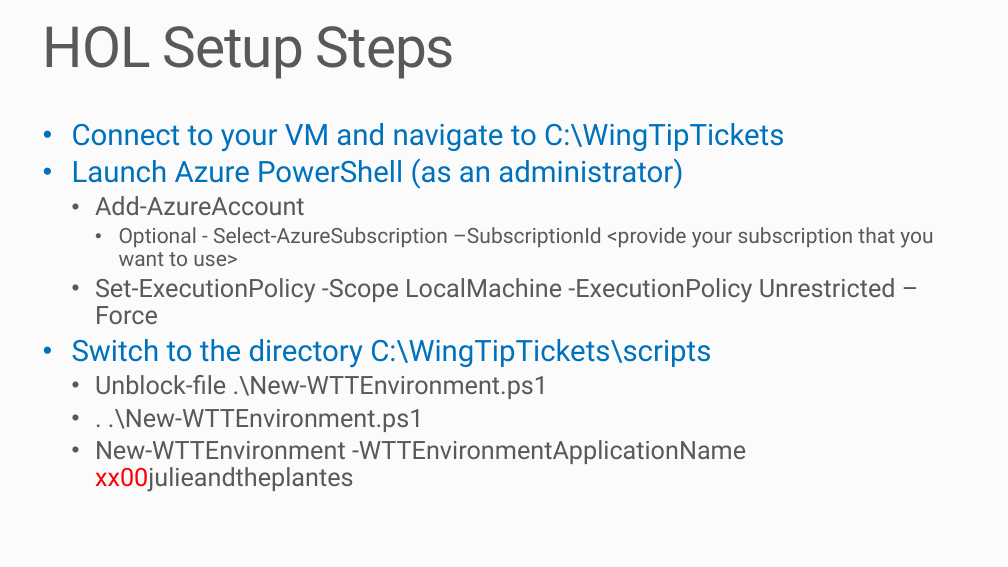
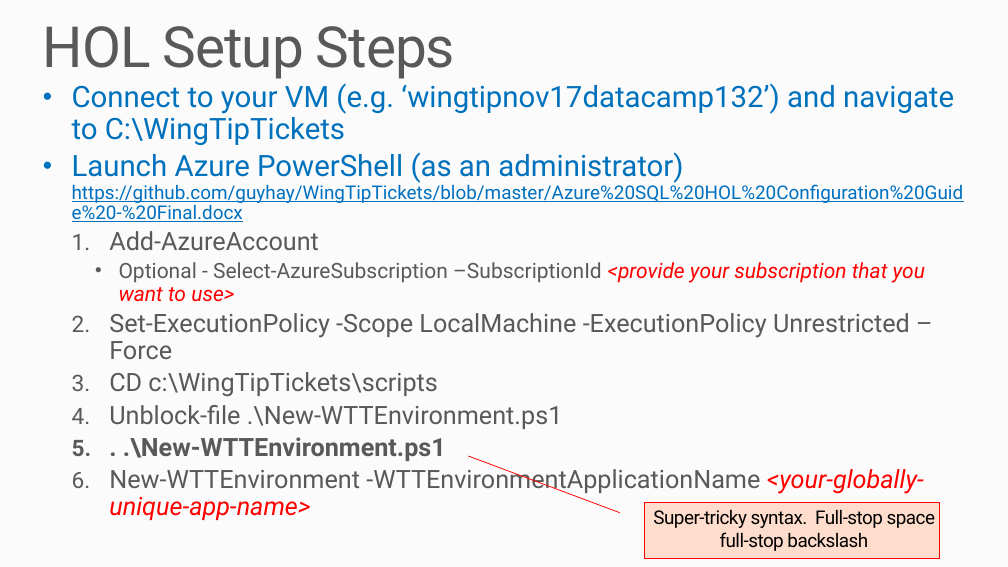
Before and after one commit to microsoft/WingTipTickets, a slide deck: slide 7 of Azure SQL Database - WingTipTickets HOL introduction and roadmap v2 2.pptx. Drawn at 1008x567 pixels with LibreOffice and Linux fonts; fonts in the diff are those of the drawing. Boxes give left, top, right and bottom in pixels: in the first picture for what was removed or moved away, otherwise in the second. Text is boxed around its words. In the diff, an @@ line names an element or a change of style, - is before the commit and + after.

```diff
--- a/Azure SQL Database - WingTipTickets HOL introduction and roadmap v2 2.pptx
+++ b/Azure SQL Database - WingTipTickets HOL introduction and roadmap v2 2.pptx
@@ text "Connect to your VM (e.g. ...": place and size @@
-text "Connect to your VM (e.g. ..." at (72, 123, 933, 492)
+text "Connect to your VM (e.g. ..." at (72, 83, 964, 520)
@@ text at (72, 83, 964, 222): text changed @@
-• Connect to your VM and navigate to C:\WingTipTickets
-• Launch Azure PowerShell (as an administrator)
+• Connect to your VM (e.g. ‘wingtipnov17datacamp132’) and navigate to C:\WingTipTickets
+• Launch Azure PowerShell (as an administrator) https://github.com/guyhay/WingTipTickets/blob/master/Azure%20SQL%20HOL%20Configuration%20Guide%20-%20Final.docx
@@ text at (109, 231, 925, 461): text colour gradient #595959 to #404040 to #FF0000, italic on in "<provide your subscription that you want to ..."; bold on in ". .\New-WTTEnvironment.ps1"; bullet • to 1. @@
@@ text at (109, 372, 438, 396): text changed; size 28 to 24 pt; text colour gradient #0071BC to #00558D to gradient #595959 to #404040 @@
-• Switch to the directory C:\WingTipTickets\scripts
+  3. CD c:\WingTipTickets\scripts
@@ text at (109, 465, 924, 520): text changed @@
-  • New-WTTEnvironment -WTTEnvironmentApplicationName xx00julieandtheplantes
+  6. New-WTTEnvironment -WTTEnvironmentApplicationName <your-globally-unique-app-name>
@@ border callout added at (644, 502, 940, 559), fill #FFDDCC, outline #FF0000 0.75 pt, 18 pt, text #000000 @@
+Super-tricky syntax. Full-stop space full-stop backslash
```
Also in this commit, not shown: 5 other slides changed, 2 slides added, 2 slides removed, 3 other files.
